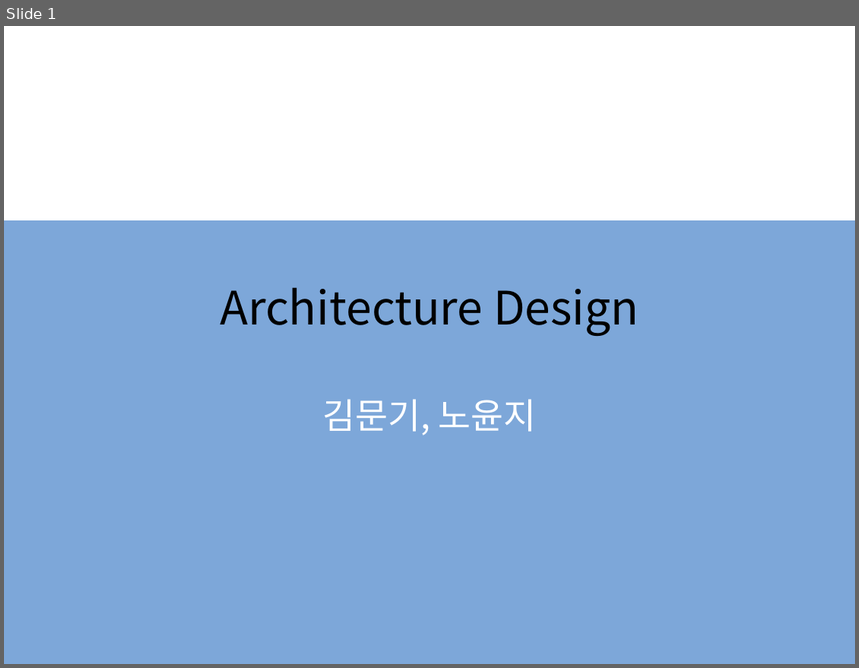
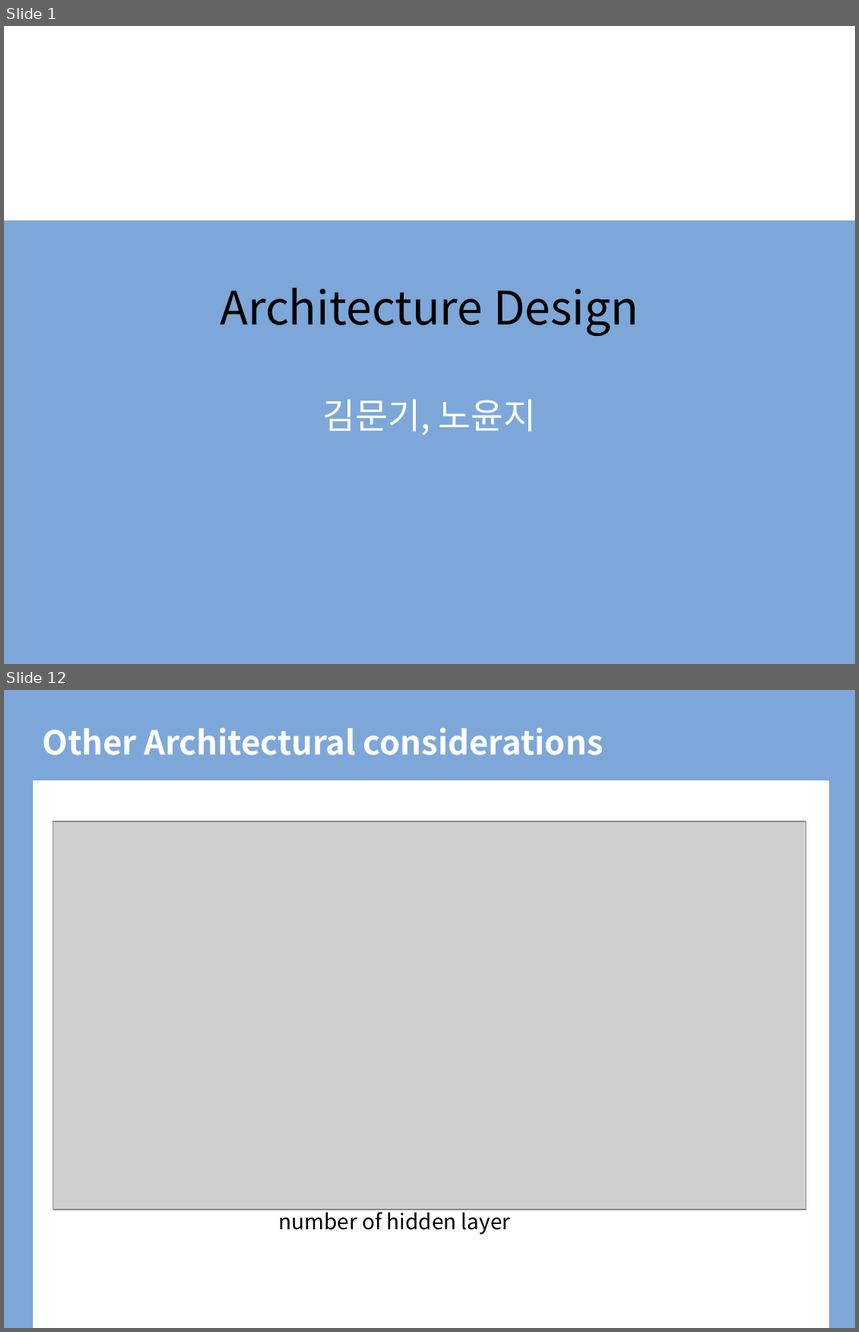
Before and after one commit to BLINK-ONCE/Storage, a slide deck: files/presentation/ppt/6.4 Architecture Design.pptx. Shown one above the other, each under a label of ours: slide 1 before the commit, slides 1 and 12 after it; the slides between them are not shown. The pictures are 859x668 and 859x1332 pixels, drawn with LibreOffice and Linux fonts; fonts in the diff are those of the drawing; grey boxes stand for pictures; background and template pictures are left out. Boxes give left, top, right and bottom in pixels: in the first picture for what was removed or moved away, otherwise in the second. Text is boxed around its words. In the diff, an @@ line names an element or a change of style, - is before the commit and + after.

```diff
--- a/files/presentation/ppt/6.4 Architecture Design.pptx
+++ b/files/presentation/ppt/6.4 Architecture Design.pptx
@@ slide 12 added at [4, 690, 855, 1328], background #FFFFFF @@
@@ rectangle added at [4, 690, 855, 1328], fill #7DA7D9, outline #7DA7D9 1.5 pt @@
@@ title added at [43, 728, 604, 755], 28 pt, text #FFFFFF, bold @@
+Other Architectural considerations
@@ rectangle added at [34, 781, 828, 1328], fill #FFFFFF, outline #FFFFFF 1.5 pt @@
@@ picture added at [53, 822, 807, 1210] @@
@@ text added at [279, 1208, 511, 1235], 18 pt, text #000000 @@
+number of hidden layer
```
Also in this commit, not shown: 6 slides changed, 5 other slides added, 20 slides removed, 1 other file.
